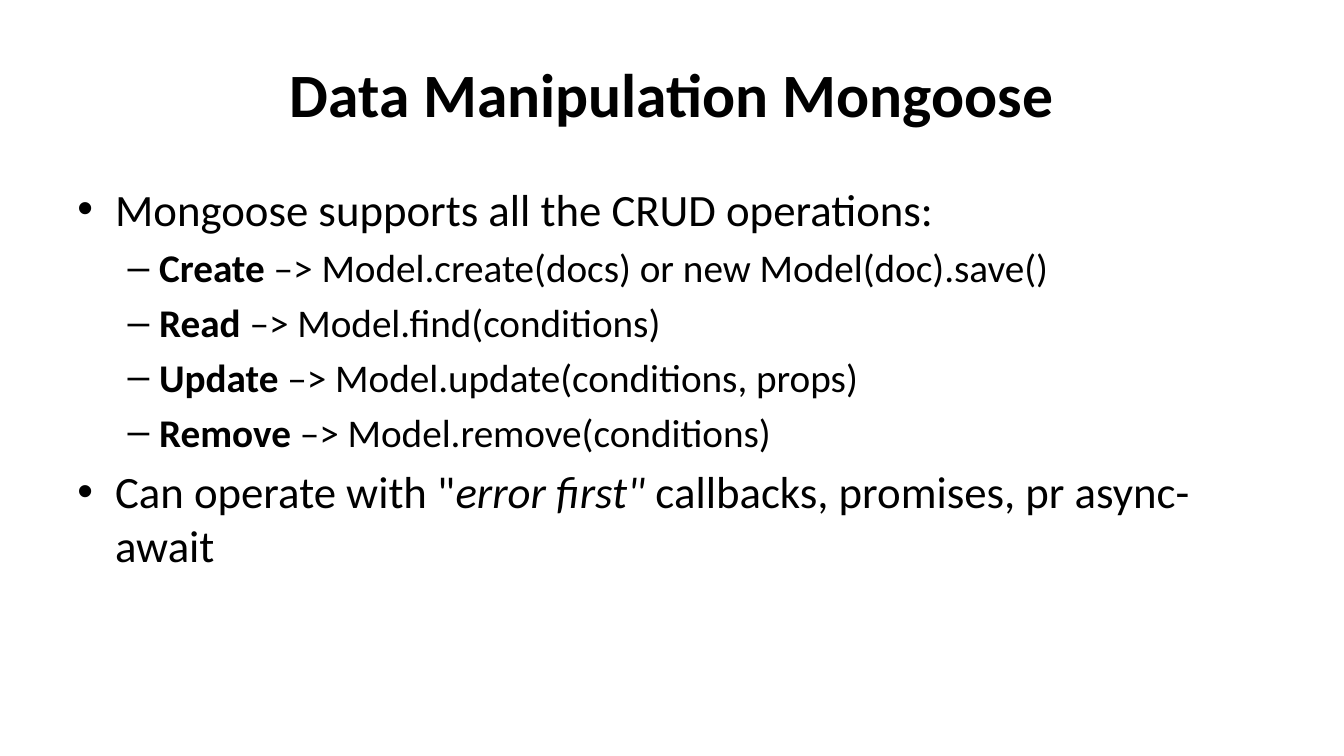
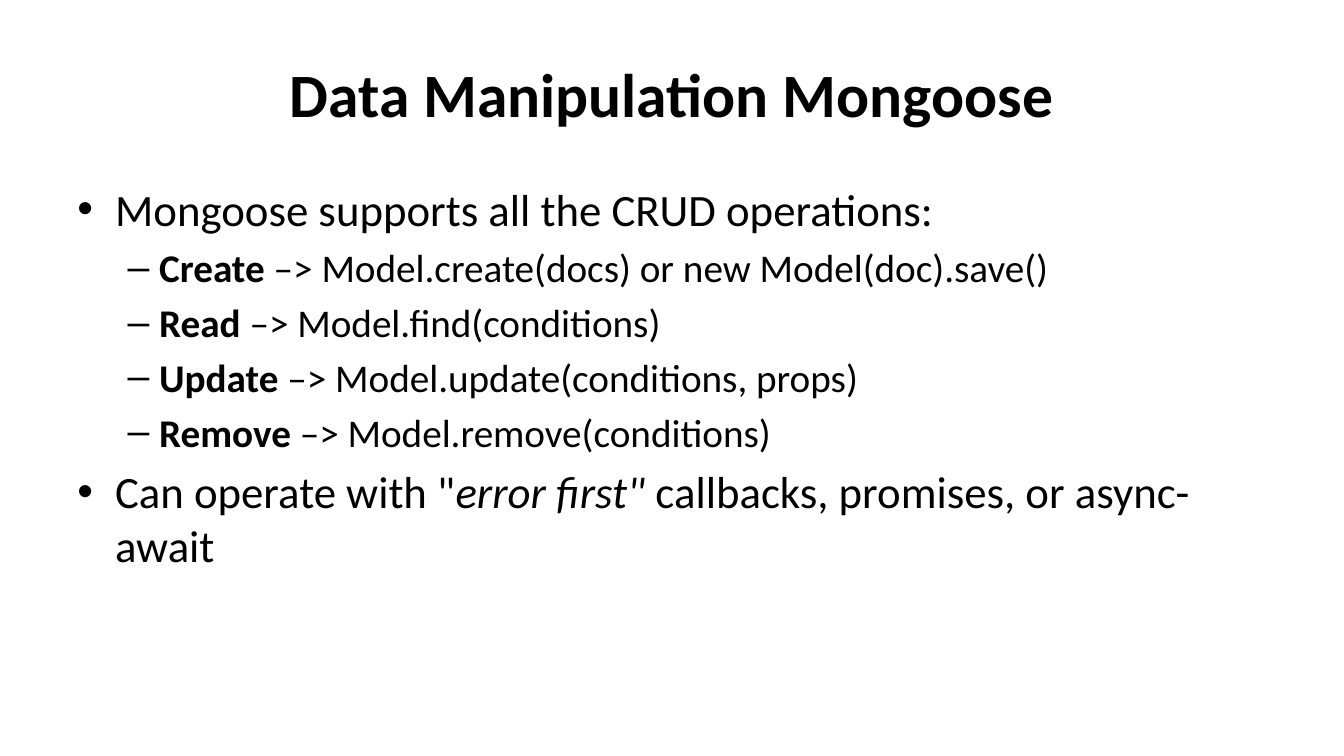
Before and after one commit to diarmuidoconnor/wad2, a slide deck: slide 30 of topic09/talk-01/mongoDB-2020.pptx. Drawn at 1344x756 pixels with LibreOffice and Linux fonts; fonts in the diff are those of the drawing. Boxes give left, top, right and bottom in pixels: in the first picture for what was removed or moved away, otherwise in the second. Text is boxed around its words. In the diff, an @@ line names an element or a change of style, - is before the commit and + after.

```diff
--- a/topic09/talk-01/mongoDB-2020.pptx
+++ b/topic09/talk-01/mongoDB-2020.pptx
@@ text at (x1=115, y1=477, x2=1190, y2=563): text changed @@
-• Can operate with "error first" callbacks, promises, pr async-await
+• Can operate with "error first" callbacks, promises, or async-await
```
Also in this commit, not shown: 3 other files.
